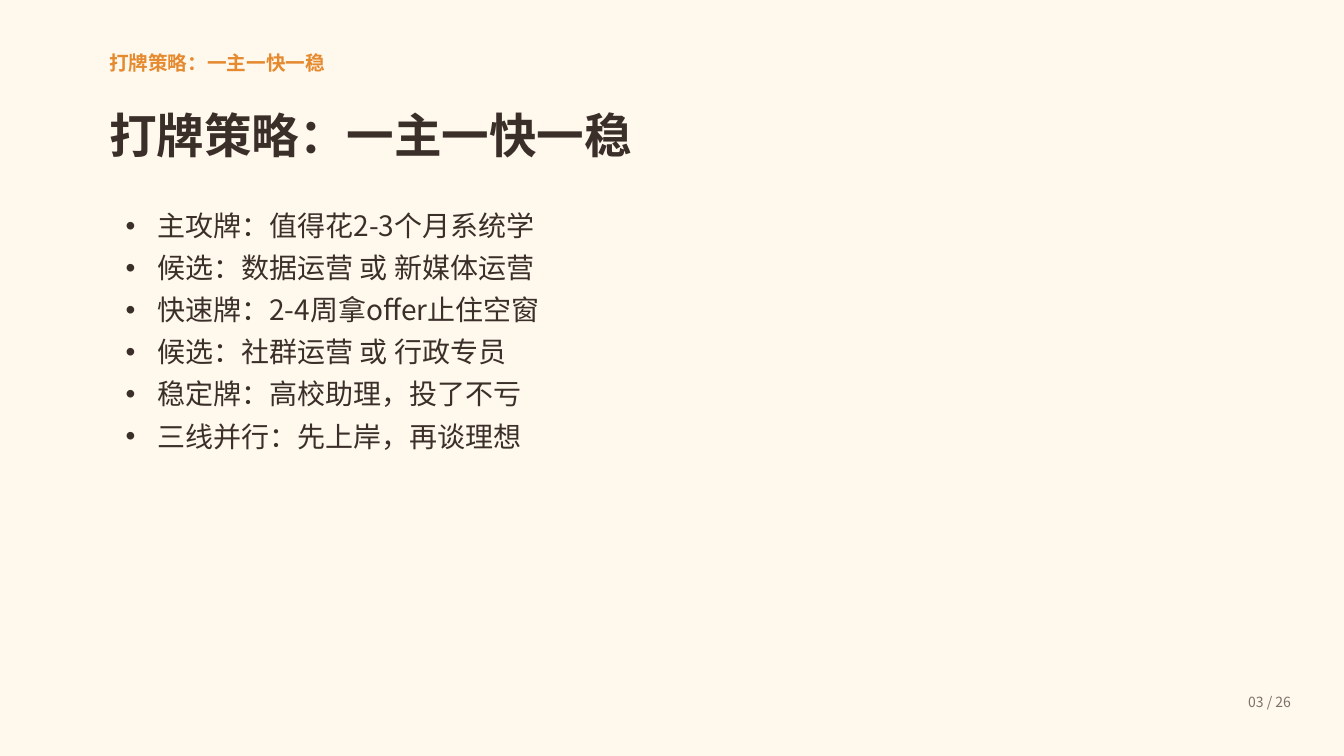
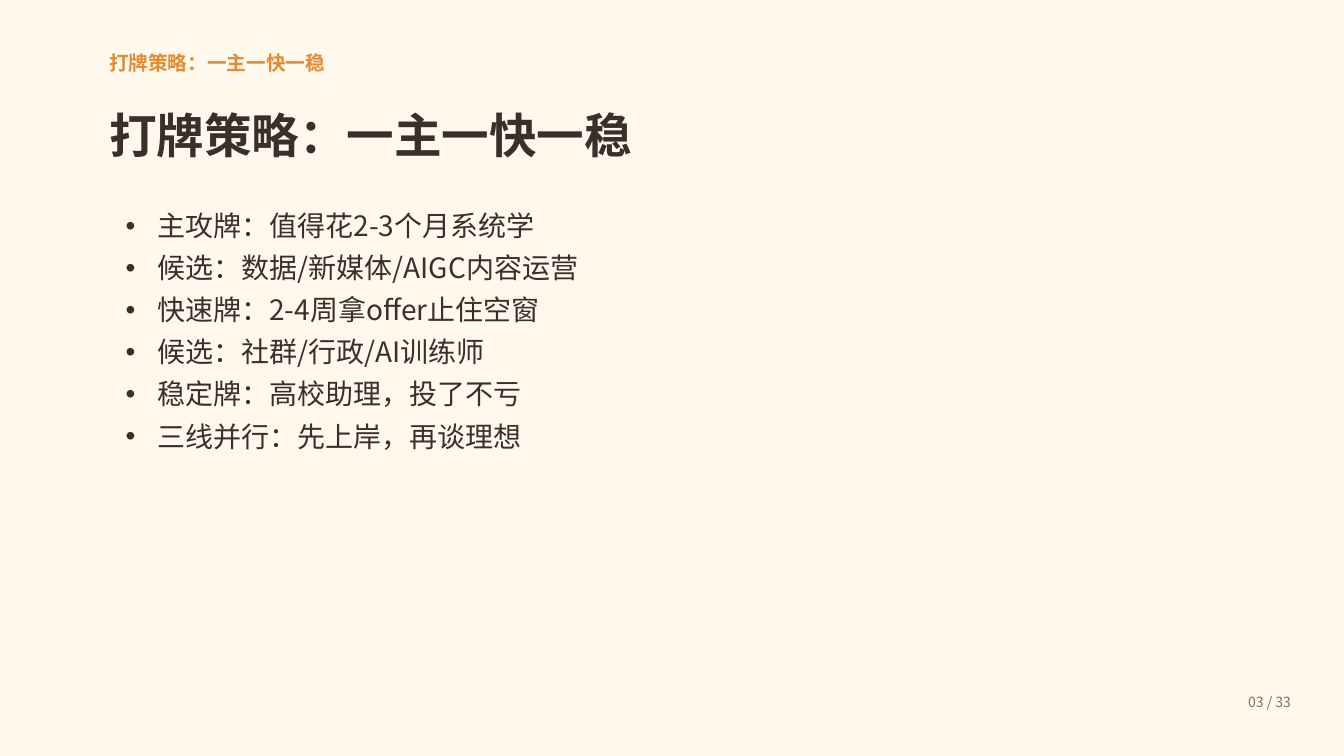
Before and after one commit to Honglixi99/Honglixi99.github.io, a slide deck: slide 3 of static/lulu/ppt/career-guide.pptx. Drawn at 1344x756 pixels with LibreOffice and Linux fonts; fonts in the diff are those of the drawing. Boxes give left, top, right and bottom in pixels: in the first picture for what was removed or moved away, otherwise in the second. Text is boxed around its words. In the diff, an @@ line names an element or a change of style, - is before the commit and + after.

```diff
--- a/static/lulu/ppt/career-guide.pptx
+++ b/static/lulu/ppt/career-guide.pptx
@@ text at bbox=[157, 254, 578, 283]: text changed @@
-• 候选：数据运营 或 新媒体运营
+• 候选：数据/新媒体/AIGC内容运营
@@ text at bbox=[157, 338, 485, 367]: text changed @@
-• 候选：社群运营 或 行政专员
+• 候选：社群/行政/AI训练师
@@ text at bbox=[1248, 696, 1291, 707]: text changed @@
-03 / 26
+03 / 33
```
Also in this commit, not shown: 25 other slides changed, 7 slides added, 6 other files.
